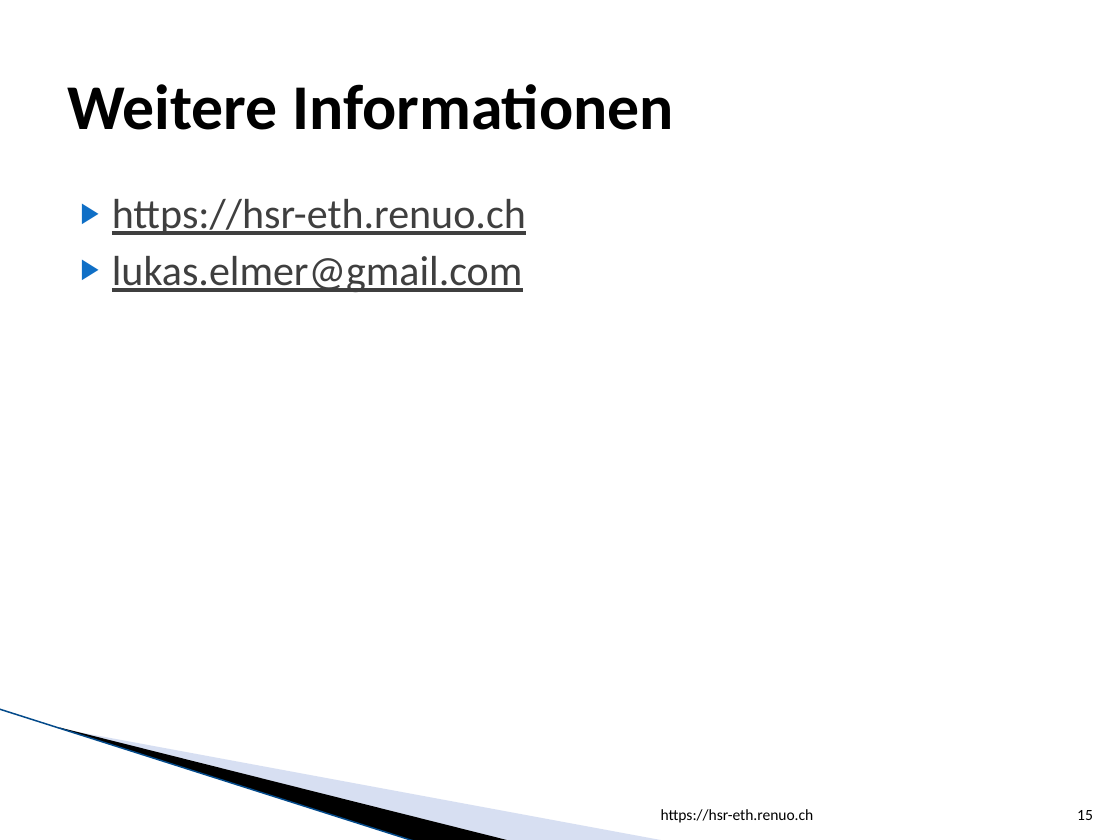
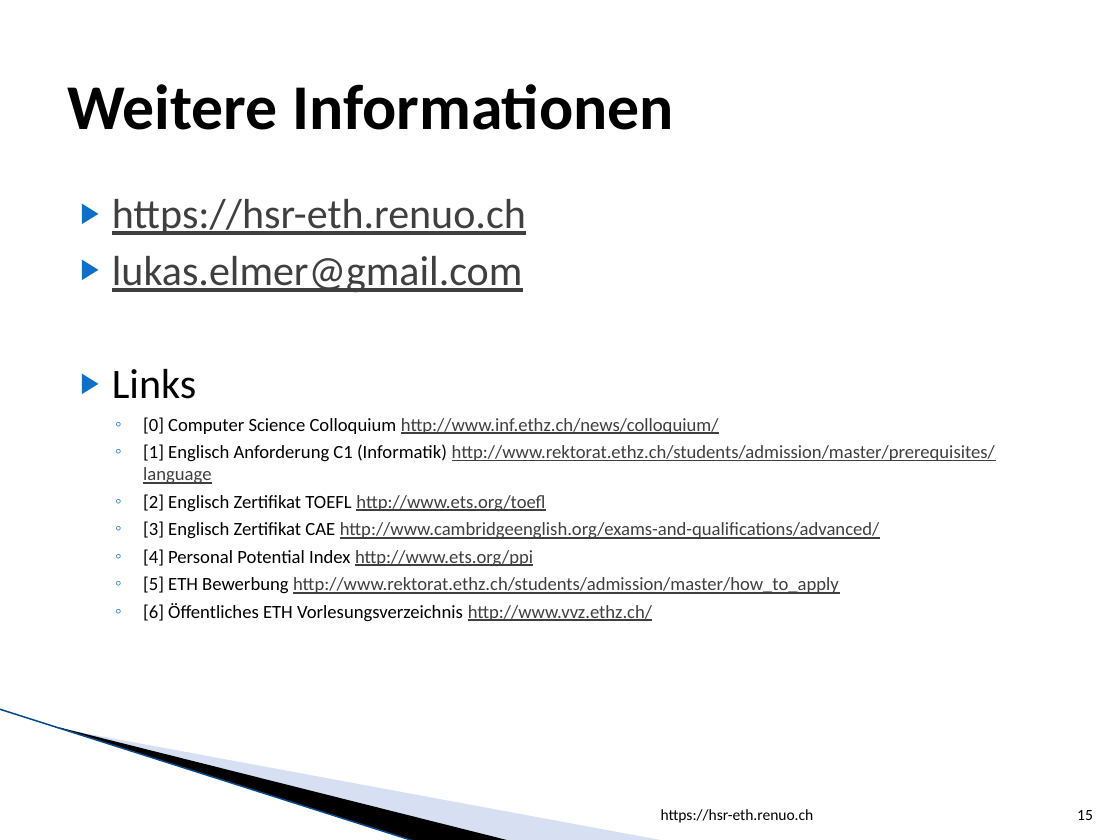
Before and after one commit to lukaselmer/hsr-eth.renuo.ch, a slide deck: slide 15 of vortrag.pptx. Drawn at 1120x840 pixels with LibreOffice and Linux fonts; fonts in the diff are those of the drawing; background and template pictures are left out. Boxes give left, top, right and bottom in pixels: in the first picture for what was removed or moved away, otherwise in the second. Text is boxed around its words. In the diff, an @@ line names an element or a change of style, - is before the commit and + after.

```diff
--- a/vortrag.pptx
+++ b/vortrag.pptx
@@ text at (x1=112, y1=368, x2=995, y2=622): paragraphs added @@
+▶ Links
+  ◦ [0] Computer Science Colloquium http://www.inf.ethz.ch/news/colloquium/
+  ◦ [1] Englisch Anforderung C1 (Informatik) http://www.rektorat.ethz.ch/students/admission/master/prerequisites/language
+  ◦ [2] Englisch Zertifikat TOEFL http://www.ets.org/toefl
+  ◦ [3] Englisch Zertifikat CAE http://www.cambridgeenglish.org/exams-and-qualifications/advanced/
+  ◦ [4] Personal Potential Index http://www.ets.org/ppi
+  ◦ [5] ETH Bewerbung http://www.rektorat.ethz.ch/students/admission/master/how_to_apply
+  ◦ [6] Öffentliches ETH Vorlesungsverzeichnis http://www.vvz.ethz.ch/
```
Also in this commit, not shown: 4 other slides changed, 2 other files.
